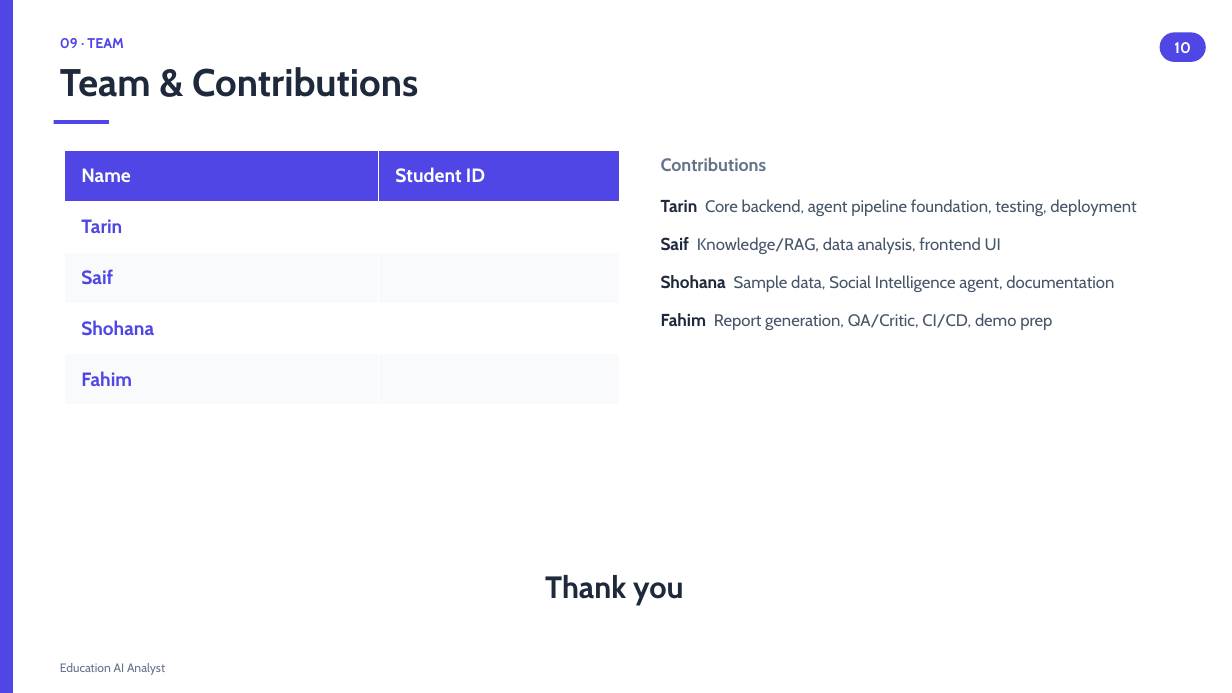
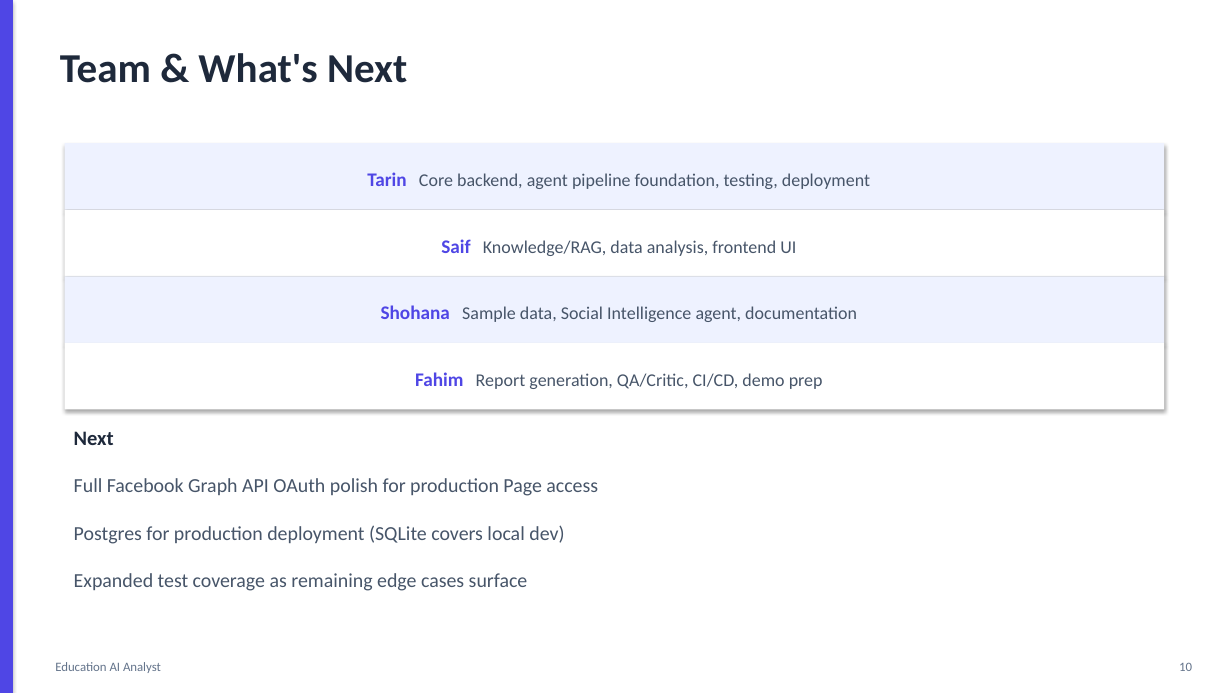
Before and after one commit to sumaiyaSultanaTarin/Education-AI-Analyst, a slide deck: slide 10 of docs/presentation-slides.pptx. Drawn at 1232x693 pixels with LibreOffice and Linux fonts; fonts in the diff are those of the drawing. Boxes give left, top, right and bottom in pixels: in the first picture for what was removed or moved away, otherwise in the second. Text is boxed around its words. In the diff, an @@ line names an element or a change of style, - is before the commit and + after.

Commit message:
Revert "Redesign slides: drop unfinished-work framing, add Name/ID table"
This reverts commit 98eef0bd5f00ccb94b4a6031191832a4d36a562c.

```diff
--- a/docs/presentation-slides.pptx
+++ b/docs/presentation-slides.pptx
@@ rectangle at (0,0,13,693): shadow on @@
@@ text at (60,53,407,83): text changed; size 11 to 32 pt; font Cabin to Calibri; text colour #4F46E5 to #1E293B @@
-09 · TEAM
+Team & What's Next
@@ text removed at (60,67,418,97) @@
-Team & Contributions
@@ rectangle removed at (54,120,109,124) @@
@@ rectangle added at (65,143,1165,210), fill #EEF2FF, 14 pt, text #475569 @@
+Tarin Core backend, agent pipeline foundation, testing, deployment
@@ table removed at (65,151,619,405), 5 rows, 2 columns @@
-Name | Student ID
-Tarin | 
-Saif | 
-Shohana | 
-Fahim | 
@@ text removed at (661,157,767,171) @@
-Contributions
@@ text removed at (661,199,1136,330) @@
-Tarin Core backend, agent pipeline foundation, testing, deployment
-Saif Knowledge/RAG, data analysis, frontend UI
-Shohana Sample data, Social Intelligence agent, documentation
-Fahim Report generation, QA/Critic, CI/CD, demo prep
@@ rectangle added at (65,210,1165,276), fill #FFFFFF, 14 pt, text #475569 @@
+Saif Knowledge/RAG, data analysis, frontend UI
@@ rectangle added at (65,276,1165,343), fill #EEF2FF, 14 pt, text #475569 @@
+Shohana Sample data, Social Intelligence agent, documentation
@@ rectangle added at (65,343,1165,409), fill #FFFFFF, 14 pt, text #475569 @@
+Fahim Report generation, QA/Critic, CI/CD, demo prep
@@ text added at (74,431,114,445), 16 pt, text #1E293B, bold @@
+Next
@@ text at (74,478,598,591): text changed; size 24 to 15.5 pt; font Cabin to Calibri; text colour #1E293B to #475569; bold off @@
-Thank you
+Full Facebook Graph API OAuth polish for production Page access
+Postgres for production deployment (SQLite covers local dev)
+Expanded test coverage as remaining edge cases surface
@@ text "Education AI Analyst" at (55,662,161,673): size 9.5 to 10 pt, font Cabin to Calibri @@
@@ text "10": place and size @@
-text "10" at (1160,32,1206,62)
+text "10" at (1179,662,1192,671)
@@ text "10" at (1179,662,1192,671): size 12 to 10 pt, font Cabin to Calibri, text colour #FFFFFF to #64748B, bold off; alignment centre to right; vertical alignment middle to top; fill #4F46E5 to none @@
```
Also in this commit, not shown: 9 other slides changed.
